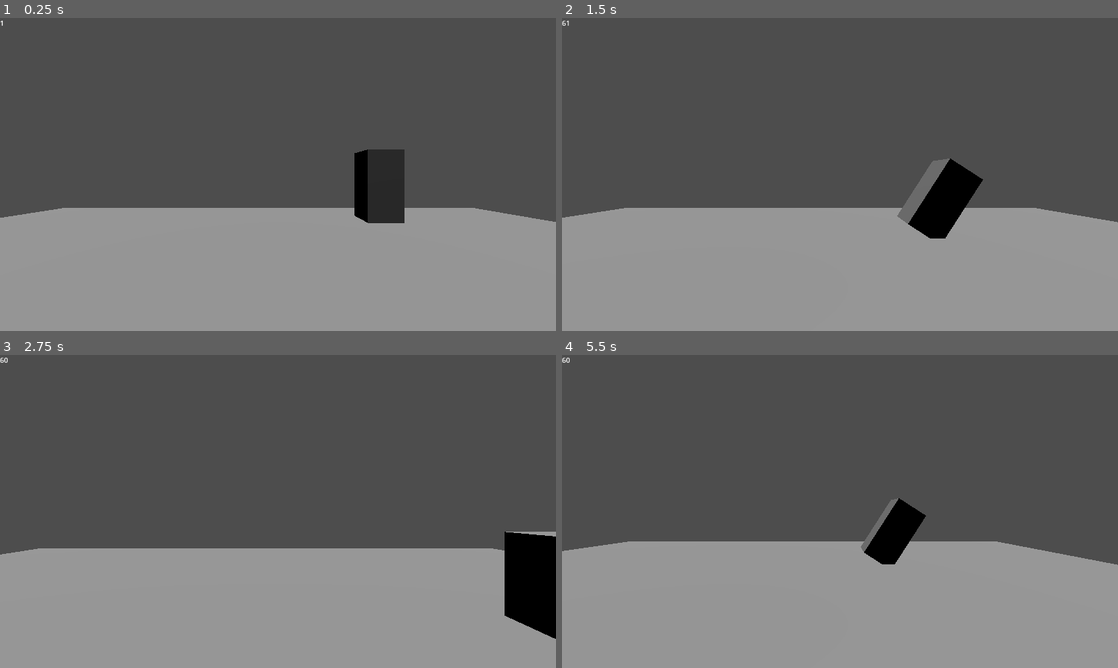
Above: before the commit, frames 1-4 (two rows, left to right).
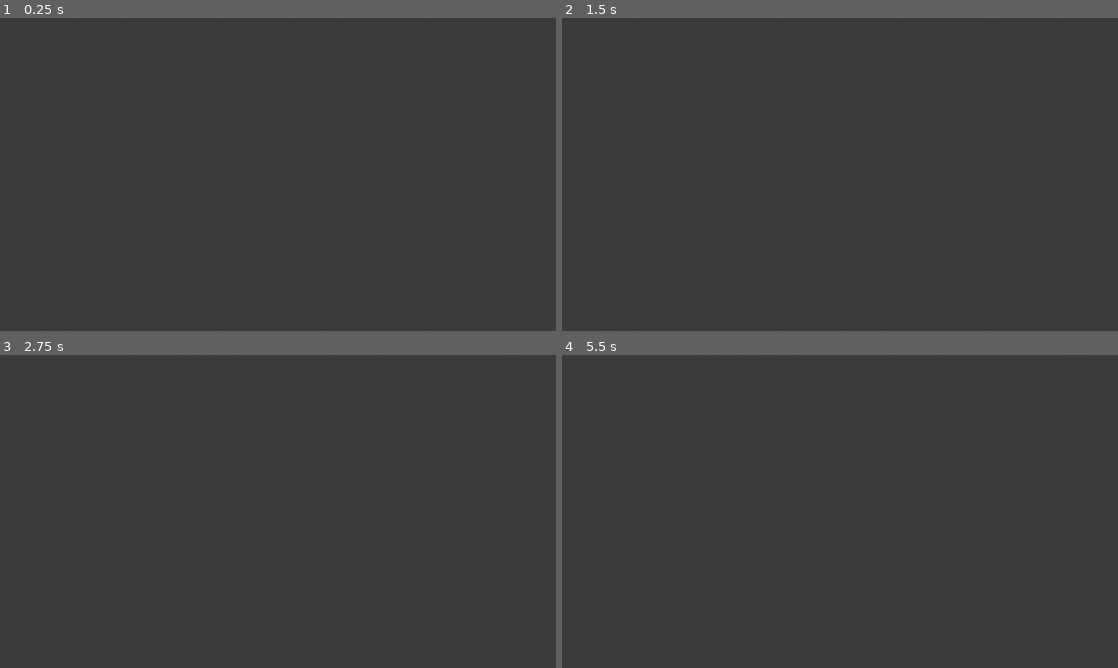
Above: after the commit, the same moments.

Repository: Triple-B-Org/BBB-Game-Jam-2024
Game: Godot game, scene res://scenes/Startup.tscn
Same seed, same stepped clock (60 frames per second), same inputs: the game is played once before the commit and once after it. Before the commit the project starts from res://scenes/Main.tscn. Video files are missing from this copy of the repository; at most half a second of black plays in their place.
Inputs:
- Up to frame 1 (0.25 s): no input
- Up to frame 2 (1.5 s): tap Enter at 0.5 s; hold D (turn_right) 0.53-1.28 s; hold S (move_backward) from 1.28 s (still down)
- Up to frame 3 (2.75 s): tap Space at 2 s; release S (move_backward) at 2.03 s; hold D (turn_right) from 2.03 s (still down)
- Up to frame 4 (5.5 s): tap Enter at 2.75, 4.25 s; release D (turn_right) at 2.78 s; hold W (move_forward) 2.78-3.53 s; tap Space at 3.5, 5 s; hold A (turn_left) 3.53-5.03 s; hold S (move_backward) from 5.03 s (still down)

The runs differ from the first frame. In frame 1, 39% of the frame differs, in the area x 0-100%, y 0-100%; in frame 2, 40%; in frame 3, 39%; in frame 4, 40%.

Commit message:
Added boot video

Diff:
--- a/project.godot
+++ b/project.godot
@@ -11,8 +11,9 @@
 [application]
 
 config/name="BBB-Game-Jam-2024-Dungeon-Crawler"
-run/main_scene="res://scenes/Main.tscn"
+run/main_scene="res://scenes/Startup.tscn"
 config/features=PackedStringArray("4.2", "Forward Plus")
+boot_splash/image="res://assets/boot.png"
 config/icon="res://assets/icon.svg"
 
 [autoload]
@@ -61,6 +62,5 @@
 
 [rendering]
 
-anti_aliasing/quality/msaa_2d=1
 anti_aliasing/quality/msaa_3d=1
 anti_aliasing/quality/screen_space_aa=1
--- /dev/null
+++ b/scenes/BootVideo.gd
@@ -0,0 +1,19 @@
+extends VideoStreamPlayer
+
+@export var boot_picture: TextureRect
+@export var end_timer: Timer
+@export var main_menu: PackedScene
+
+func _process(_delta: float) -> void:
+	if not paused and stream_position >= 1.9:
+		boot_picture.texture = ImageTexture.create_from_image(get_video_texture().get_image())
+		end_timer.start()
+		stop()
+
+
+func _on_timer_timeout() -> void:
+	play()
+
+
+func _on_end_timer_timeout() -> void:
+	var _result: Error = get_tree().change_scene_to_packed(main_menu)
--- /dev/null
+++ b/scenes/Startup.tscn
@@ -0,0 +1,49 @@
+[gd_scene load_steps=5 format=3 uid="uid://cubd82v0rugyx"]
+
+[ext_resource type="VideoStream" path="res://assets/boot.ogv" id="1_08lej"]
+[ext_resource type="Script" path="res://scenes/BootVideo.gd" id="2_sp7h1"]
+[ext_resource type="Texture2D" uid="uid://ctyg6a5aens4q" path="res://assets/boot.png" id="3_0nsys"]
+[ext_resource type="PackedScene" uid="uid://wsxrbsbbsvsj" path="res://scenes/Main.tscn" id="3_ckvjq"]
+
+[node name="Startup" type="Control"]
+layout_mode = 3
+anchors_preset = 15
+anchor_right = 1.0
+anchor_bottom = 1.0
+grow_horizontal = 2
+grow_vertical = 2
+
+[node name="BootVideo" type="VideoStreamPlayer" parent="." node_paths=PackedStringArray("boot_picture", "end_timer")]
+layout_mode = 1
+anchors_preset = 15
+anchor_right = 1.0
+anchor_bottom = 1.0
+grow_horizontal = 2
+grow_vertical = 2
+stream = ExtResource("1_08lej")
+expand = true
+script = ExtResource("2_sp7h1")
+boot_picture = NodePath("../BootPicture")
+end_timer = NodePath("../EndTimer")
+main_menu = ExtResource("3_ckvjq")
+
+[node name="BootPicture" type="TextureRect" parent="."]
+z_index = -1
+layout_mode = 1
+anchors_preset = 15
+anchor_right = 1.0
+anchor_bottom = 1.0
+grow_horizontal = 2
+grow_vertical = 2
+texture = ExtResource("3_0nsys")
+expand_mode = 1
+
+[node name="StartTimer" type="Timer" parent="."]
+one_shot = true
+autostart = true
+
+[node name="EndTimer" type="Timer" parent="."]
+one_shot = true
+
+[connection signal="timeout" from="StartTimer" to="BootVideo" method="_on_timer_timeout"]
+[connection signal="timeout" from="EndTimer" to="BootVideo" method="_on_end_timer_timeout"]
Binary file added: assets/boot.png
Not shown, added: assets/boot.png.import
Binary file added: assets/logo.png
Not shown, added: assets/logo.png.import
Not shown, added: assets/boot.ogv
Not shown, changed: blends/boot_splash.blend
Not shown, changed: blends/boot_splash.blend1
